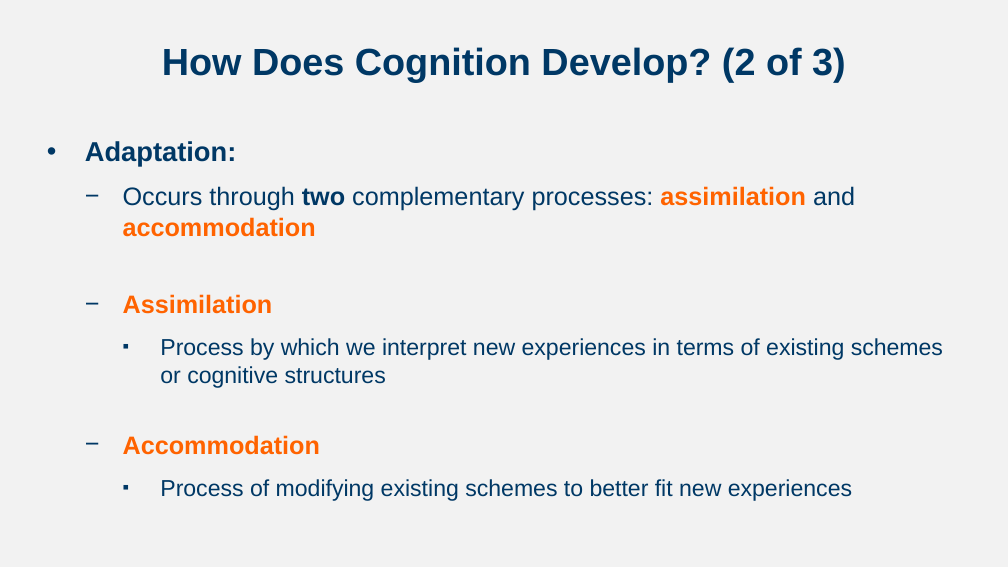
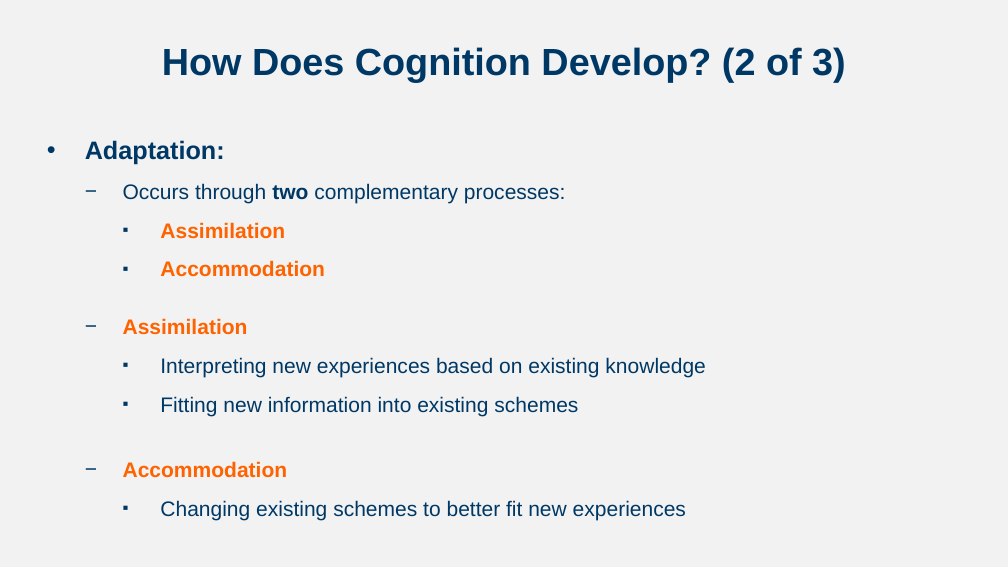
Before and after one commit to npm27/Teaching-Materials, a slide deck: slide 6 of Developmental Fall 23/Slides/Chapter 6.pptx. Drawn at 1008x567 pixels with LibreOffice and Linux fonts; fonts in the diff are those of the drawing. Boxes give left, top, right and bottom in pixels: in the first picture for what was removed or moved away, otherwise in the second. Text is boxed around its words. In the diff, an @@ line names an element or a change of style, - is before the commit and + after.

Commit message:
Update Dev Slides

```diff
--- a/Developmental Fall 23/Slides/Chapter 6.pptx
+++ b/Developmental Fall 23/Slides/Chapter 6.pptx
@@ text at (85, 140, 325, 277): size 26 to 24 pt in "Adaptation:"; size 24 to 20 pt in "Assimilation", "Accommodation"; bullet − to ▪; list level 2 to 3 in "Assimilation"; list level 2 to 3 in "Accommodation" @@
@@ text at (123, 183, 566, 203): text changed; size 24 to 20 pt @@
-  − Occurs through two complementary processes: assimilation and accommodation
+  − Occurs through two complementary processes:
@@ text at (123, 318, 705, 521): text changed; size 22 to 20 pt @@
-    ▪ Process of modifying existing schemes to better fit new experiences
+  − Assimilation
+    ▪ Interpreting new experiences based on existing knowledge
+    ▪ Fitting new information into existing schemes
+  − Accommodation
+    ▪ Changing existing schemes to better fit new experiences
@@ text at (160, 338, 943, 388): paragraph removed @@
-    ▪ Process by which we interpret new experiences in terms of existing schemes or cognitive structures
```
Also in this commit, not shown: 5 other slides changed, 2 other files.
